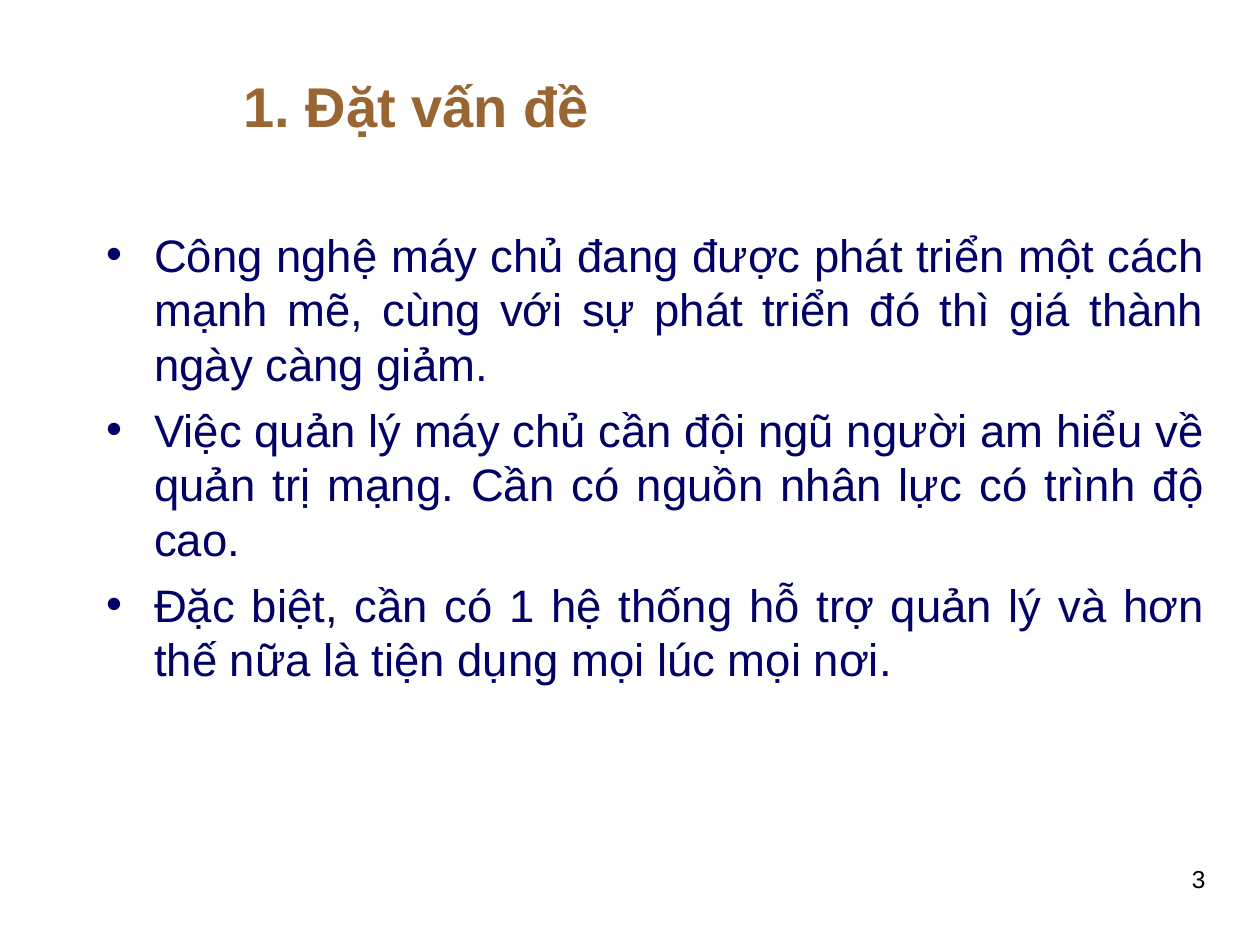
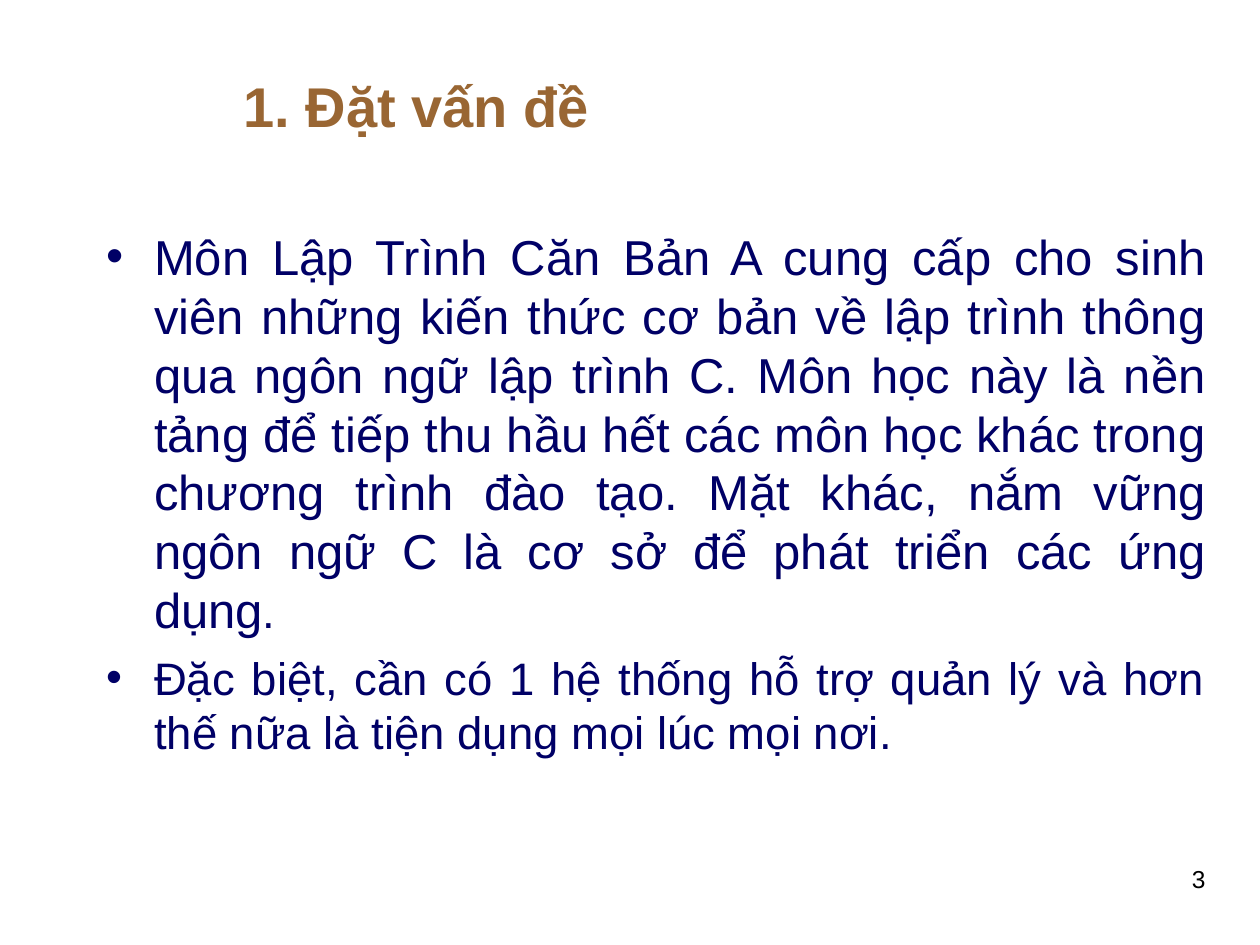
Before and after one commit to thuhuynh4393/testfrontend, a slide deck: slide 3 of Thu HUynh - SLide bao cao.ppt. Drawn at 1260x945 pixels with LibreOffice and Linux fonts; fonts in the diff are those of the drawing; background and template pictures are left out. Boxes give left, top, right and bottom in pixels: in the first picture for what was removed or moved away, otherwise in the second. Text is boxed around its words. In the diff, an @@ line names an element or a change of style, - is before the commit and + after.

Commit message:
up

```diff
--- a/Thu HUynh - SLide bao cao.ppt
+++ b/Thu HUynh - SLide bao cao.ppt
@@ text at (154,237,1206,638): text changed; size 26 to 28 pt @@
-• Công nghệ máy chủ đang được phát triển một cách mạnh mẽ, cùng với sự phát triển đó thì giá thành ngày càng giảm.
-• Việc quản lý máy chủ cần đội ngũ người am hiểu về quản trị mạng. Cần có nguồn nhân lực có trình độ cao.
+• Môn Lập Trình Căn Bản A cung cấp cho sinh viên những kiến thức cơ bản về lập trình thông qua ngôn ngữ lập trình C. Môn học này là nền tảng để tiếp thu hầu hết các môn học khác trong chương trình đào tạo. Mặt khác, nắm vững ngôn ngữ C là cơ sở để phát triển các ứng dụng.
```
Also in this commit, not shown: 3 other slides changed, 2 slides added, 23 slides removed.
